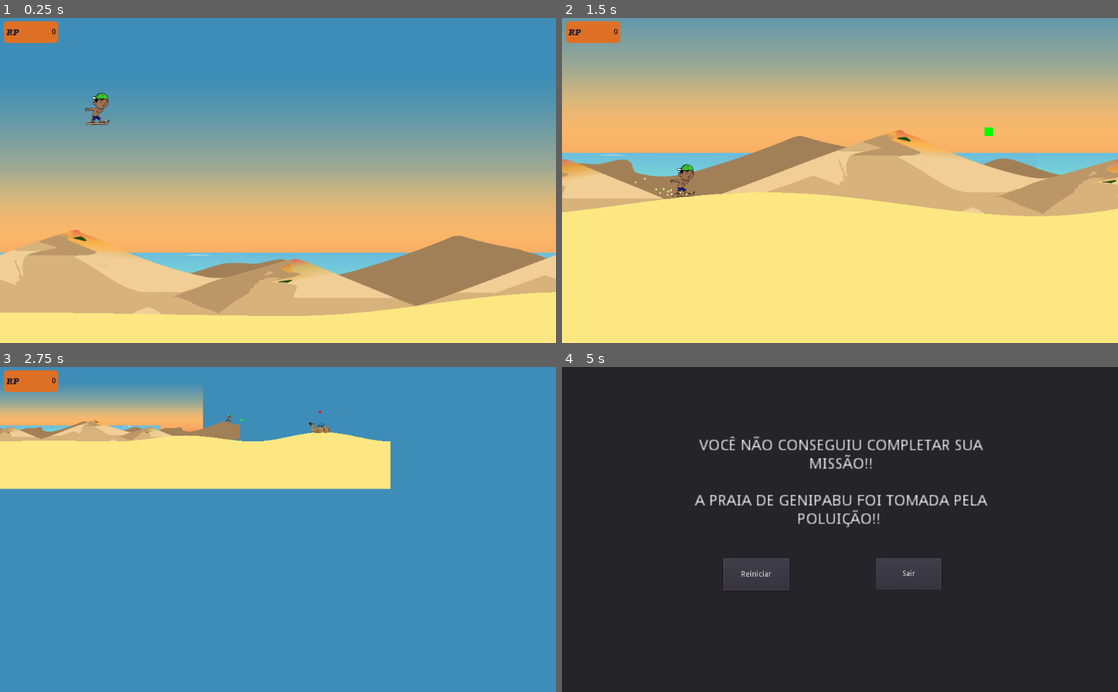
Above: before the commit, frames 1-4 (two rows, left to right).
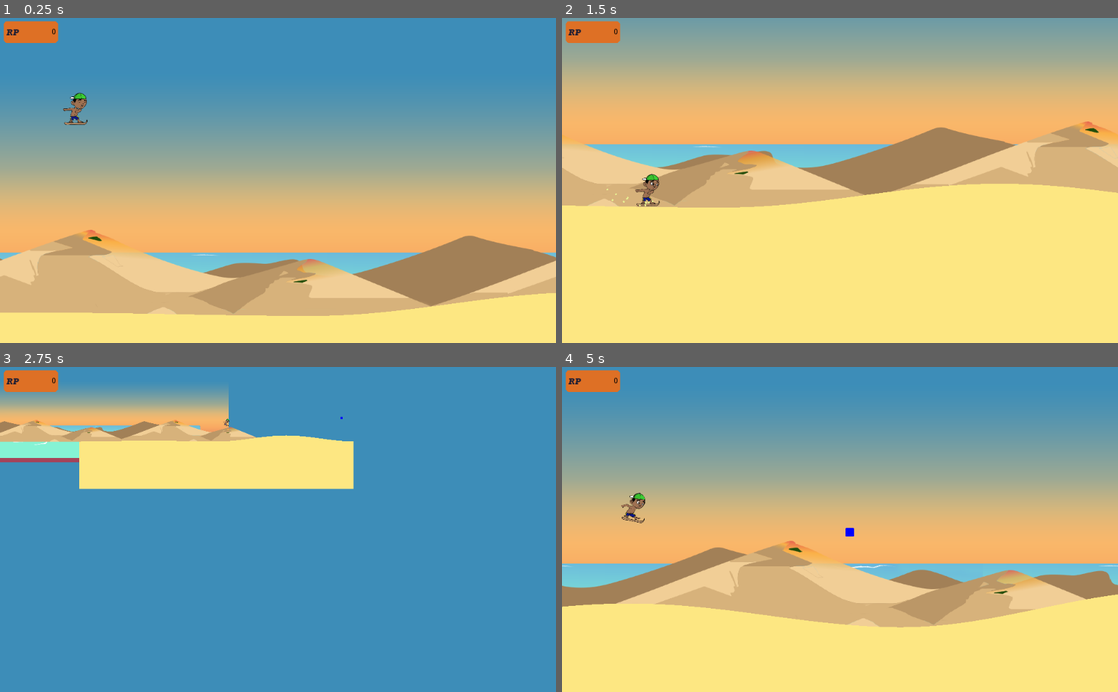
Above: after the commit, the same moments.

Repository: AlanVitorCosta/MotoresGame
Game: Godot game, scene res://scenes/World.tscn
The game is run twice, just before and just after one commit, with the same random seed, the same clock (stepped at 60 frames per second) and the same inputs. The engine's default icon, where the game draws it, is replaced by a stand-in: a white triangle on a blue panel in a dark square. Sound files missing from this copy of the repository are replaced by a short silence.
Inputs:
- Up to frame 1 (0.25 s): no input
- Up to frame 2 (1.5 s): hold Z 0.53-1.28 s; hold Right (ui_right) from 0.53 s (still down); tap Up (ui_up) at 0.77 s; tap Z at 1.35 s
- Up to frame 3 (2.75 s): tap Up (ui_up) at 1.52 s; release Right (ui_right) at 2.03 s; hold Left (ui_left) from 2.03 s (still down); hold Z from 2.03 s (still down)
- Up to frame 4 (5 s): release Left (ui_left) at 2.78 s; release Z at 2.78 s; hold Right (ui_right) 2.78-4.28 s; tap Z at 2.85, 4.35 s; tap Up (ui_up) at 3.02, 3.77, 4.52 s; hold Z 3.53-4.28 s; hold Left (ui_left) from 4.28 s (still down)

The runs differ from the first frame. In frame 1, 4.6% of the frame differs, in the area x 0-100%, y 22-92%; in frame 2, 19%; in frame 3, 5.8%; in frame 4, 100%, in the area x 0-100%, y 0-100%.

Commit message:
altura dos coletaveis e nao destruir obstaculos

Diff:
--- a/scenes/Bugueiro.tscn
+++ b/scenes/Bugueiro.tscn
@@ -47,7 +47,6 @@
 [node name="Bugueiro" type="KinematicBody2D"]
 scale = Vector2( 0.85, 0.85 )
 collision_layer = 4
-collision_mask = 3
 script = ExtResource( 1 )
 __meta__ = {
 "_edit_lock_": true
--- a/scenes/Coletavel.tscn
+++ b/scenes/Coletavel.tscn
@@ -5,7 +5,7 @@
 [ext_resource path="res://sounds/345297__scrampunk__itemize.wav" type="AudioStream" id=3]
 
 [sub_resource type="RectangleShape2D" id=3]
-extents = Vector2( 8.14433, 313.92 )
+extents = Vector2( 8.14433, 398.648 )
 
 [sub_resource type="ParticlesMaterial" id=2]
 emission_shape = 1
@@ -29,8 +29,11 @@
 script = ExtResource( 1 )
 
 [node name="Altura1" type="CollisionShape2D" parent="."]
-position = Vector2( -2.09743, 293.792 )
+position = Vector2( -2.097, 117.741 )
 shape = SubResource( 3 )
+__meta__ = {
+"_edit_lock_": true
+}
 
 [node name="Sprite" type="Sprite" parent="."]
 texture = ExtResource( 2 )
--- a/scenes/Dromedario.tscn
+++ b/scenes/Dromedario.tscn
@@ -23,7 +23,6 @@
 
 [node name="KinematicBody2D" type="KinematicBody2D"]
 collision_layer = 4
-collision_mask = 3
 script = ExtResource( 1 )
 __meta__ = {
 "_edit_lock_": true
--- a/scenes/Player.tscn
+++ b/scenes/Player.tscn
@@ -4,10 +4,10 @@
 [ext_resource path="res://scripts/GarbageCollector.gd" type="Script" id=2]
 [ext_resource path="res://sprites/Personagem/boyzaum.png" type="Texture" id=3]
 [ext_resource path="res://sprites/Personagem/boyzaum2.png" type="Texture" id=4]
-[ext_resource path="res://sprites/Personagem/cair1.png" type="Texture" id=5]
-[ext_resource path="res://sprites/Personagem/cair2.png" type="Texture" id=6]
-[ext_resource path="res://sprites/Personagem/cair3.png" type="Texture" id=7]
-[ext_resource path="res://sprites/Personagem/abaixar.png" type="Texture" id=8]
+[ext_resource path="res://sprites/Personagem/abaixar.png" type="Texture" id=5]
+[ext_resource path="res://sprites/Personagem/cair1.png" type="Texture" id=6]
+[ext_resource path="res://sprites/Personagem/cair2.png" type="Texture" id=7]
+[ext_resource path="res://sprites/Personagem/cair3.png" type="Texture" id=8]
 [ext_resource path="res://sprites/Personagem/pulo1.png" type="Texture" id=9]
 [ext_resource path="res://sprites/Personagem/pulo2.png" type="Texture" id=10]
 [ext_resource path="res://sprites/Personagem/pulo3.png" type="Texture" id=11]
@@ -22,7 +22,7 @@
 radius = 28.126
 
 [sub_resource type="RectangleShape2D" id=2]
-extents = Vector2( 10, 1131.2 )
+extents = Vector2( 10, 400 )
 
 [sub_resource type="SpriteFrames" id=3]
 animations = [ {
@@ -31,15 +31,15 @@
 "name": "Idle",
 "speed": 2.5
 }, {
-"frames": [ ExtResource( 5 ), ExtResource( 6 ), ExtResource( 7 ) ],
-"loop": false,
-"name": "Falling",
-"speed": 4.0
-}, {
-"frames": [ ExtResource( 8 ) ],
+"frames": [ ExtResource( 5 ) ],
 "loop": false,
 "name": "Crouch",
 "speed": 5.0
+}, {
+"frames": [ ExtResource( 6 ), ExtResource( 7 ), ExtResource( 8 ) ],
+"loop": false,
+"name": "Falling",
+"speed": 7.5
 }, {
 "frames": [ ExtResource( 9 ), ExtResource( 10 ), ExtResource( 11 ), ExtResource( 12 ), ExtResource( 13 ) ],
 "loop": false,
@@ -52,7 +52,6 @@
 emission_sphere_radius = 10.0
 flag_disable_z = true
 gravity = Vector3( 0, 70, 0 )
-angular_velocity = 2.68542e-006
 orbit_velocity = 0.0
 orbit_velocity_random = 0.0
 damping = 10.0
@@ -60,7 +59,6 @@
 
 [node name="Player" type="KinematicBody2D"]
 collision_layer = 2
-collision_mask = 5
 script = ExtResource( 1 )
 __meta__ = {
 "_edit_lock_": true
@@ -88,14 +86,17 @@
 }
 
 [node name="CollisionShape2D2" type="CollisionShape2D" parent="Area2D"]
-position = Vector2( 30.5479, 211.883 )
+position = Vector2( 1.948, 372.043 )
 shape = SubResource( 2 )
+__meta__ = {
+"_edit_lock_": true
+}
 
 [node name="Sprite" type="AnimatedSprite" parent="."]
 scale = Vector2( 0.5, 0.5 )
 frames = SubResource( 3 )
 animation = "Idle"
-frame = 3
+frame = 2
 playing = true
 __meta__ = {
 "_edit_lock_": true
@@ -109,7 +110,6 @@
 
 [node name="moveFx" type="AudioStreamPlayer" parent="."]
 stream = ExtResource( 16 )
-volume_db = -5.0
 
 [node name="musicFx" type="AudioStreamPlayer" parent="."]
 stream = ExtResource( 17 )
@@ -125,6 +125,11 @@
 speed_scale = 4.5
 randomness = 0.5
 process_material = SubResource( 4 )
+__meta__ = {
+"_edit_lock_": true
+}
+
+[node name="Timer" type="Timer" parent="."]
 [connection signal="body_entered" from="Area2D" to="Area2D" method="_on_Area2D_body_entered"]
 [connection signal="animation_finished" from="Sprite" to="." method="_on_Sprite_animation_finished"]
 [connection signal="finished" from="deathFx" to="." method="_on_deathFx_finished"]
--- a/scenes/Urubu.tscn
+++ b/scenes/Urubu.tscn
@@ -52,7 +52,6 @@
 scale = Vector2( 0.8, 0.8 )
 frames = SubResource( 3 )
 animation = "Idle"
-frame = 1
 playing = true
 __meta__ = {
 "_edit_lock_": true
--- a/scenes/World.tscn
+++ b/scenes/World.tscn
@@ -21,7 +21,6 @@
 position = Vector2( 526, 48 )
 
 [node name="ParallaxBackground" type="ParallaxBackground" parent="."]
-editor/display_folded = true
 
 [node name="BackGround" type="ParallaxLayer" parent="ParallaxBackground"]
 editor/display_folded = true
--- a/scripts/Bugueiro.gd
+++ b/scripts/Bugueiro.gd
@@ -38,7 +38,6 @@
 func _on_Area2D_body_entered(body):
 	if(body.get_name() == "Player"):
 		body.anim = "Falling"
-		queue_free()
 	else:
 		if typeof(body) == 17:
 			first_collision = true
--- a/scripts/Coletavel.gd
+++ b/scripts/Coletavel.gd
@@ -6,8 +6,10 @@
 	'lata': 1,
 	'plastico': 2
 }
+
 const GRAVITY = 10
 
+var collider_y_height = rand_range(0.5,1.8)
 var velocity = Vector2()
 var points
 var itemID = RECICLAVEIS.nothing
@@ -16,10 +18,13 @@
 var lata_texture = preload("res://icon.png")
 var plastico_texture = preload("res://icon.png")
 var falling = true
+
 func _ready():
 	$Sprite.texture = spr_texture
 	if(itemID != RECICLAVEIS.nothing):
 		get_sprite_by_itemID(itemID)
+
+	$Altura1.scale = Vector2 (1, collider_y_height)
 	pass
 
 func _physics_process(delta):
--- a/scripts/Dromedario.gd
+++ b/scripts/Dromedario.gd
@@ -26,7 +26,6 @@
 func _on_Area2D_body_entered(body):
 	if(body.get_name() == "Player"):
 		body.anim = "Falling"
-		queue_free()
 
 func _on_timer_timeout():
 		print("destruiu")
--- a/scripts/Player.gd
+++ b/scripts/Player.gd
@@ -5,9 +5,11 @@
 const JUMP_POWER = -450
 const FLOOR = Vector2(0, -1)
 
+onready var timer = get_node("Timer")
 onready var sprite = get_node("Sprite")
 onready var collider2d = get_node("CollisionShape2D")
 
+var mult_vel = 1
 var play_particles = 0
 var tocar_musicFx = 0
 var tocar_deathFx = 0
@@ -23,23 +25,29 @@
 	anim = "Idle"
 	recycling_points = 0
 	$musicFx.play()
+
+	timer = Timer.new()
+	timer.connect("timeout", self, "_on_timer_timeout")
+	add_child(timer)
+	timer.set_wait_time(5)
+	timer.start()
 	pass
 
 func _physics_process(delta):
 	collider2d.scale = Vector2 (1, 1)
 
 	if Input.is_action_pressed("ui_right"):
-		velocity.x = 6*SPEED
+		velocity.x = mult_vel*2.5*SPEED
 		if anim == "Crouch":
-			velocity.x = 4*SPEED
+			velocity.x = mult_vel*2*SPEED
 	elif Input.is_action_pressed("ui_left"):
-		velocity.x = 2*SPEED
+		velocity.x = mult_vel*SPEED
 		if anim == "Crouch":
-			velocity.x = SPEED
+			velocity.x = mult_vel*0.7*SPEED
 	else:
-		velocity.x = 5*SPEED
+		velocity.x = mult_vel*2*SPEED
 		if anim == "Crouch":
-			velocity.x = 2*SPEED
+			velocity.x = mult_vel*1.5*SPEED
 
 	if Input.is_action_pressed("ui_up") && on_ground && !Input.is_action_pressed("ui_down") && anim != "Falling":
 		velocity.y = JUMP_POWER
@@ -111,3 +119,9 @@
 
 func _on_deathFx_finished():
 	tocar_deathFx = 2
+
+func _on_timer_timeout():
+	mult_vel += 0.2
+	timer.set_wait_time(5)
+	timer.start()
+	print("aumetando velocity")
--- a/scripts/Urubu.gd
+++ b/scripts/Urubu.gd
@@ -28,7 +28,6 @@
 func _on_Area2D_body_entered(body):
 	if(body.get_name() == "Player"):
 		body.anim = "Falling"
-		queue_free()
 
 func _on_timer_timeout():
 		print("destruiu")
Not shown: 6 places in scenes/Bugueiro.tscn that only renumber resources
